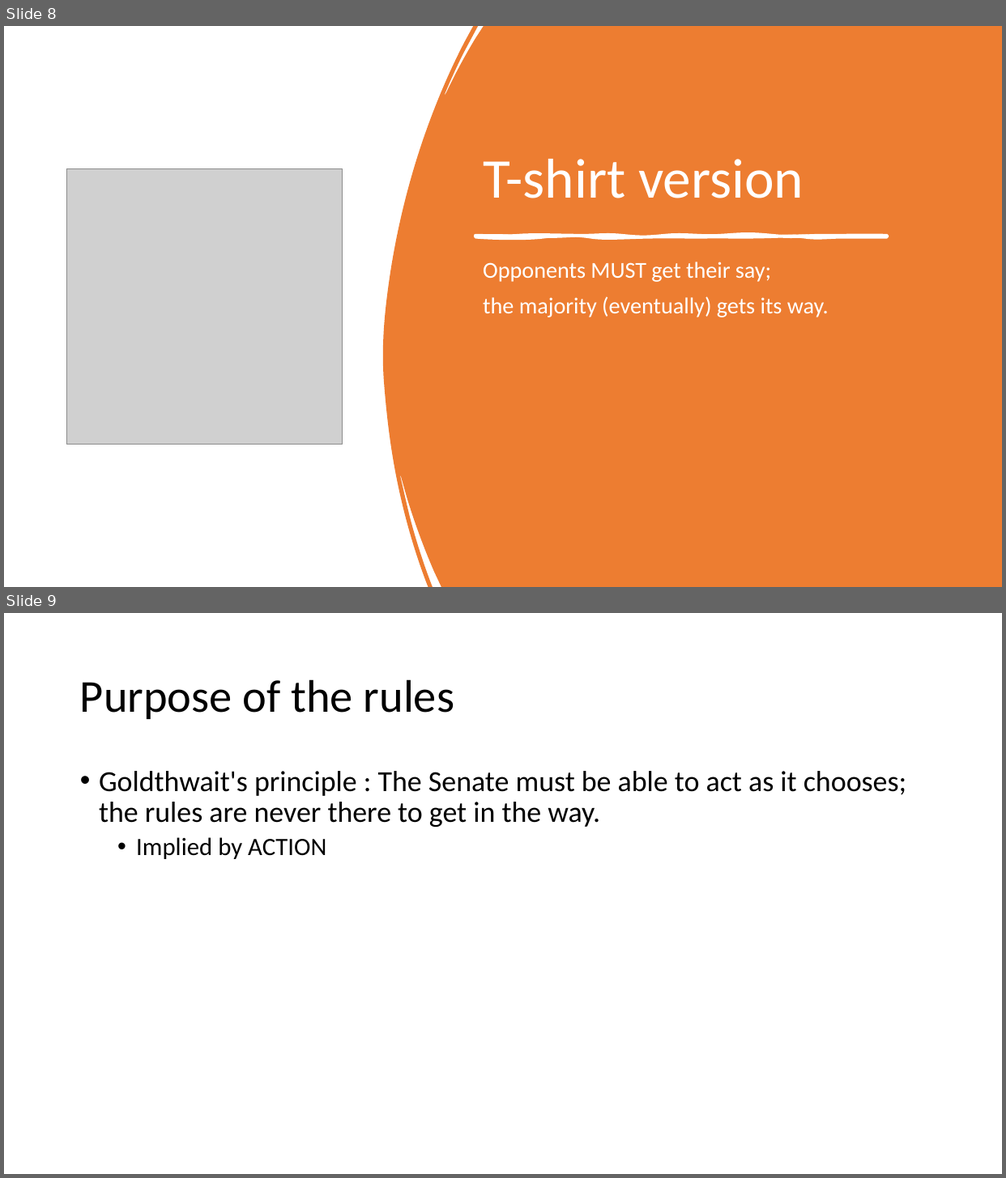
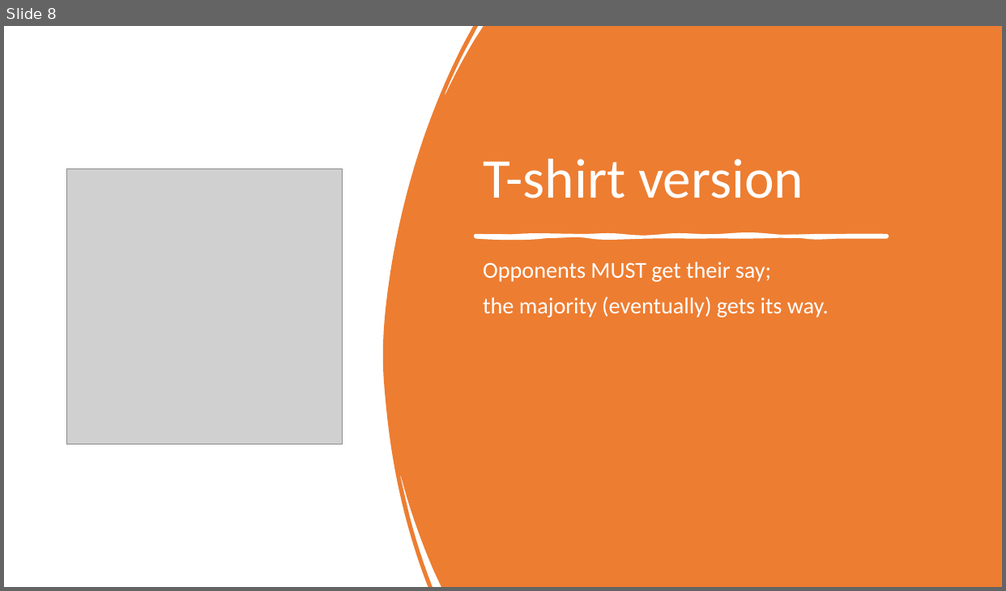
Before and after one commit to AdamSwenson/parliamentary-procedure-explainers, a slide deck: chico-specific/Chico presentation.pptx. Shown one above the other, each under a label of ours: slides 8 and 9 before the commit, slide 8 after it. The pictures are 1006x1178 and 1006x591 pixels, drawn with LibreOffice and Linux fonts; fonts in the diff are those of the drawing; grey boxes stand for pictures. Boxes give left, top, right and bottom in pixels: in the first picture for what was removed or moved away, otherwise in the second. Text is boxed around its words. In the diff, an @@ line names an element or a change of style, - is before the commit and + after.

```diff
--- a/chico-specific/Chico presentation.pptx
+++ b/chico-specific/Chico presentation.pptx
@@ slide 9 removed at bbox=[4, 613, 1002, 1174], background #FFFFFF @@
@@ title removed at bbox=[80, 679, 454, 719] @@
-Purpose of the rules
@@ text removed at bbox=[99, 771, 906, 859] @@
-• Goldthwait's principle : The Senate must be able to act as it chooses; the rules are never there to get in the way.
-  • Implied by ACTION
```
Also in this commit, not shown: 5 slides changed, 1 slide added, 2 other slides removed, 1 other file.
